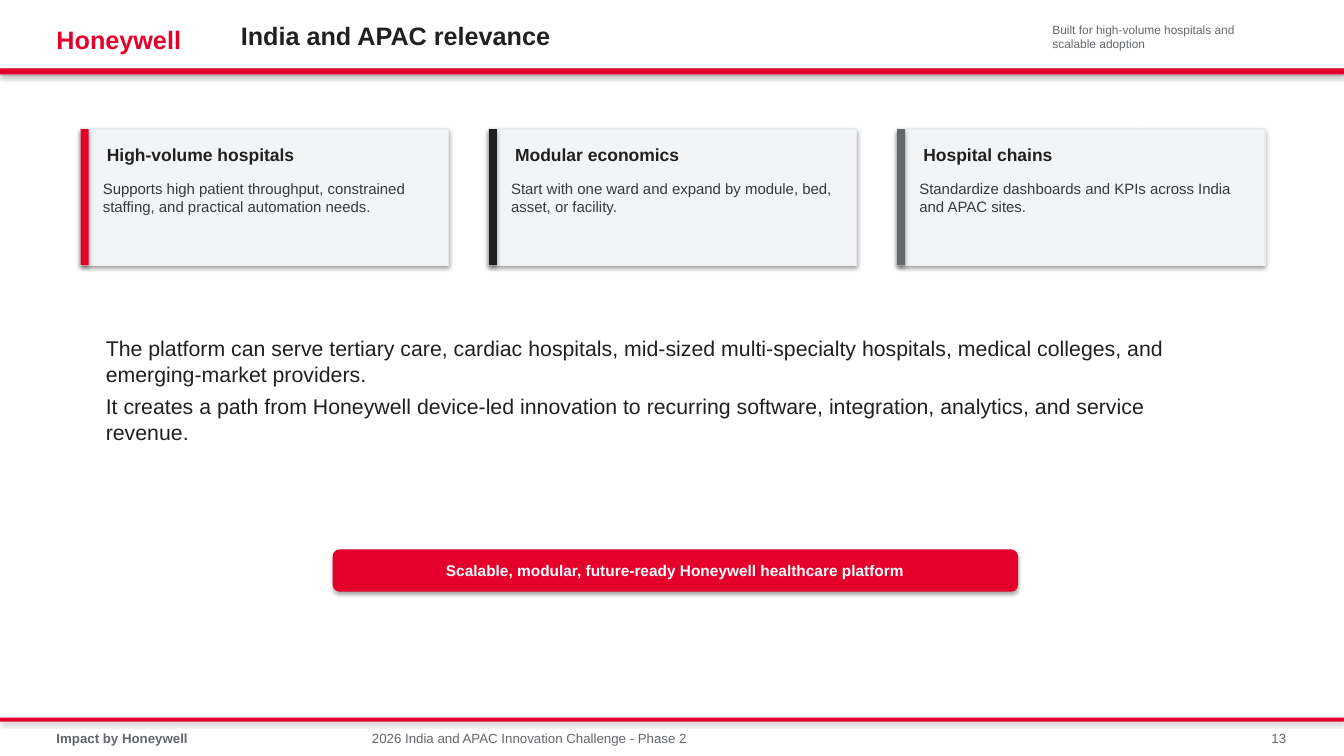
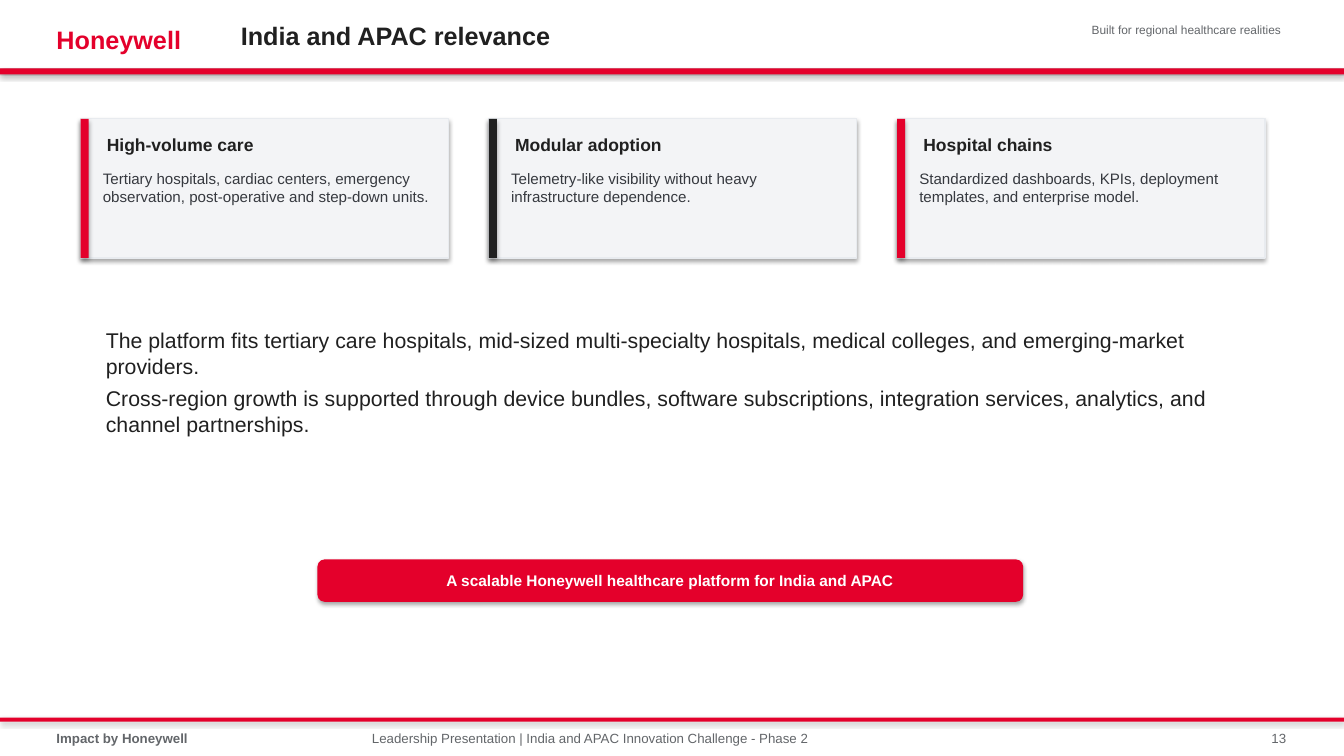
Before and after one commit to shyamnexus/HON_WSP_Innovation_Challenge, a slide deck: slide 13 of India_APAC_Innovation_Challenge_Phase2_Connected_Care_Platform.pptx. Drawn at 1344x756 pixels with LibreOffice and Linux fonts; fonts in the diff are those of the drawing. Boxes give left, top, right and bottom in pixels: in the first picture for what was removed or moved away, otherwise in the second. Text is boxed around its words. In the diff, an @@ line names an element or a change of style, - is before the commit and + after.

```diff
--- a/India_APAC_Innovation_Challenge_Phase2_Connected_Care_Platform.pptx
+++ b/India_APAC_Innovation_Challenge_Phase2_Connected_Care_Platform.pptx
@@ text at (x1=1092, y1=25, x2=1281, y2=36): text changed @@
-Built for high-volume hospitals and scalable adoption
+Built for regional healthcare realities
@@ 6 rectangles, 1 text moved together from (x1=81, y1=129, x2=1265, y2=265) to (x1=81, y1=119, x2=1265, y2=258) @@
@@ rectangle at (x1=897, y1=119, x2=905, y2=258): fill #63666A to #E4002B @@
@@ text at (x1=107, y1=138, x2=253, y2=155): text changed @@
-High-volume hospitals
+High-volume care
@@ text at (x1=515, y1=138, x2=662, y2=155): text changed @@
-Modular economics
+Modular adoption
@@ text at (x1=103, y1=173, x2=428, y2=205): text changed; size 10.7 to 10.8 pt @@
-Supports high patient throughput, constrained staffing, and practical automation needs.
+Tertiary hospitals, cardiac centers, emergency observation, post-operative and step-down units.
@@ text at (x1=511, y1=173, x2=757, y2=205): text changed; size 10.7 to 10.8 pt @@
-Start with one ward and expand by module, bed, asset, or facility.
+Telemetry-like visibility without heavy infrastructure dependence.
@@ text at (x1=919, y1=173, x2=1218, y2=205): text changed; size 10.7 to 10.8 pt @@
-Standardize dashboards and KPIs across India and APAC sites.
+Standardized dashboards, KPIs, deployment templates, and enterprise model.
@@ text at (x1=106, y1=332, x2=1206, y2=437): text changed @@
-The platform can serve tertiary care, cardiac hospitals, mid-sized multi-specialty hospitals, medical colleges, and emerging-market providers.
-It creates a path from Honeywell device-led innovation to recurring software, integration, analytics, and service revenue.
+The platform fits tertiary care hospitals, mid-sized multi-specialty hospitals, medical colleges, and emerging-market providers.
+Cross-region growth is supported through device bundles, software subscriptions, integration services, analytics, and channel partnerships.
@@ rounded rectangle "A scalable Honeywell healthcare platform ..." resized from (x1=333, y1=549, x2=1018, y2=592) to (x1=318, y1=560, x2=1023, y2=602) @@
@@ text in rounded rectangle at (x1=446, y1=575, x2=894, y2=590): text changed @@
-Scalable, modular, future-ready Honeywell healthcare platform
+A scalable Honeywell healthcare platform for India and APAC
@@ text at (x1=372, y1=733, x2=808, y2=746): text changed @@
-2026 India and APAC Innovation Challenge - Phase 2
+Leadership Presentation | India and APAC Innovation Challenge - Phase 2
```
Also in this commit, not shown: 8 other slides changed, 5 slides added, 5 slides removed, 1 other file.
